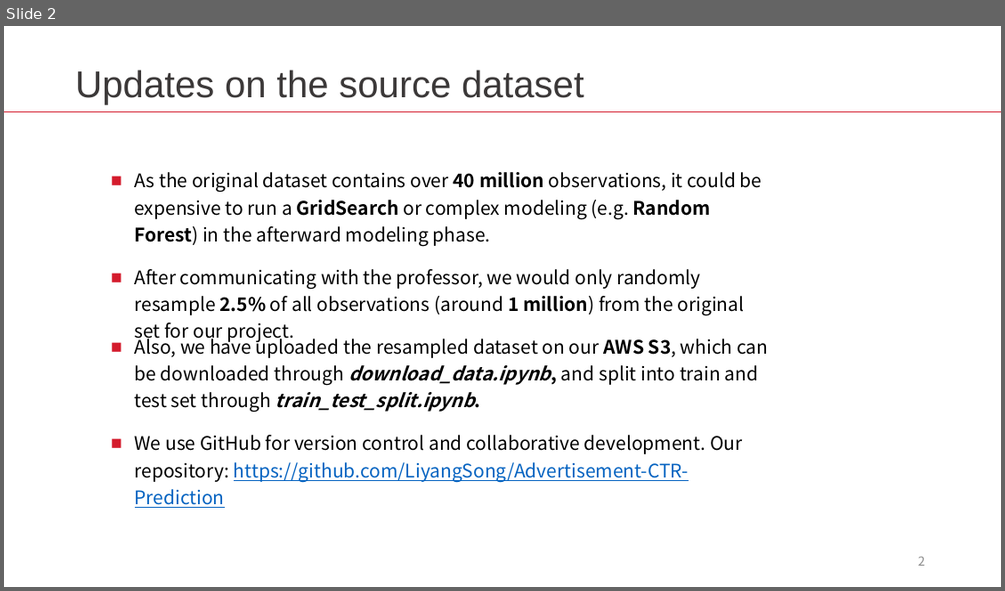
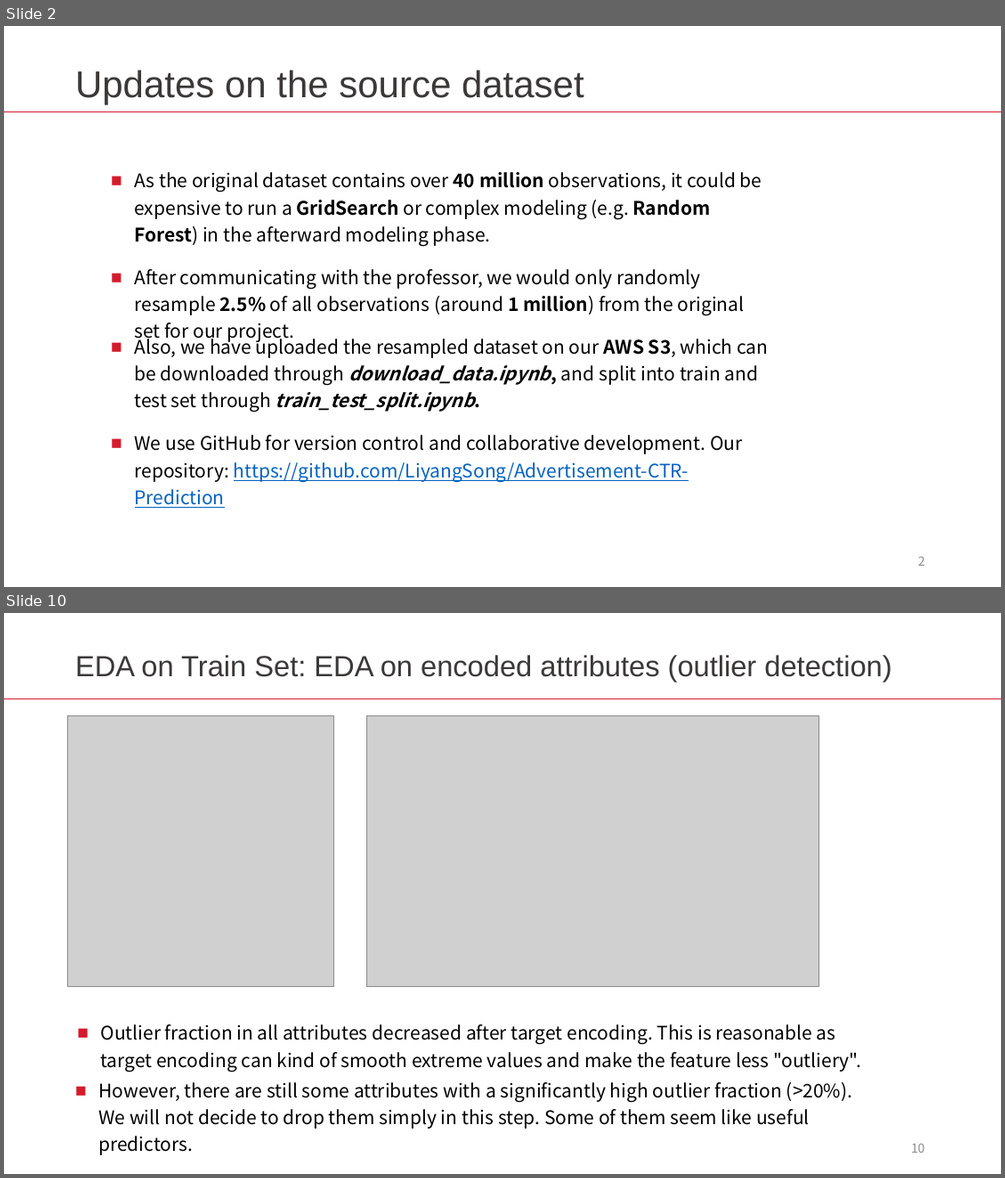
Before and after one commit to LiyangSong/Advertisement-CTR-Prediction, a slide deck: submissions/phase2/eda.pptx. Shown one above the other, each under a label of ours: slide 2 before the commit, slides 2 and 10 after it; the slides between them are not shown. The pictures are 1005x591 and 1005x1178 pixels, drawn with LibreOffice and Linux fonts; fonts in the diff are those of the drawing; grey boxes stand for pictures. Boxes give left, top, right and bottom in pixels: in the first picture for what was removed or moved away, otherwise in the second. Text is boxed around its words. In the diff, an @@ line names an element or a change of style, - is before the commit and + after.

```diff
--- a/submissions/phase2/eda.pptx
+++ b/submissions/phase2/eda.pptx
@@ slide 10 added at (x1=4, y1=613, x2=1001, y2=1174), background #FFFFFF @@
@@ text added at (x1=75, y1=655, x2=891, y2=682), 28 pt, text #3B3838 @@
+EDA on Train Set: EDA on encoded attributes (outlier detection)
@@ rectangle added at (x1=4, y1=698, x2=1001, y2=699), fill #D41B2C @@
@@ picture added at (x1=68, y1=715, x2=334, y2=987) @@
@@ picture added at (x1=367, y1=716, x2=819, y2=987) @@
@@ text added at (x1=101, y1=1024, x2=861, y2=1071), 18 pt, text #000000 @@
+■ Outlier fraction in all attributes decreased after target encoding. This is reasonable as target encoding can kind of smooth extreme values and make the feature less "outliery".
@@ text added at (x1=98, y1=1082, x2=852, y2=1128), 18 pt, text #000000 @@
+■ However, there are still some attributes with a significantly high outlier fraction (>20%). We will not decide to drop them simply in this step. Some of them seem like useful predictors.
@@ page number added at (x1=911, y1=1143, x2=925, y2=1152), 12 pt, text #8C8C8C @@
+10
```
Also in this commit, not shown: 10 other slides added, 1 slide removed, 1 other file.
